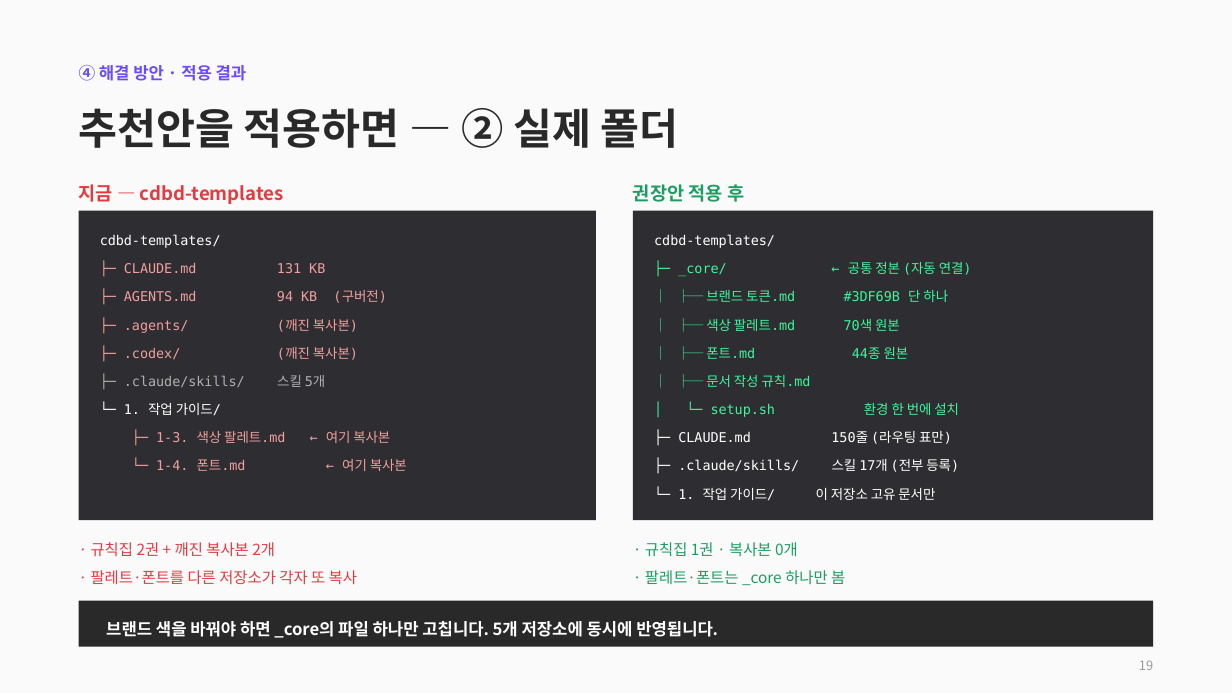
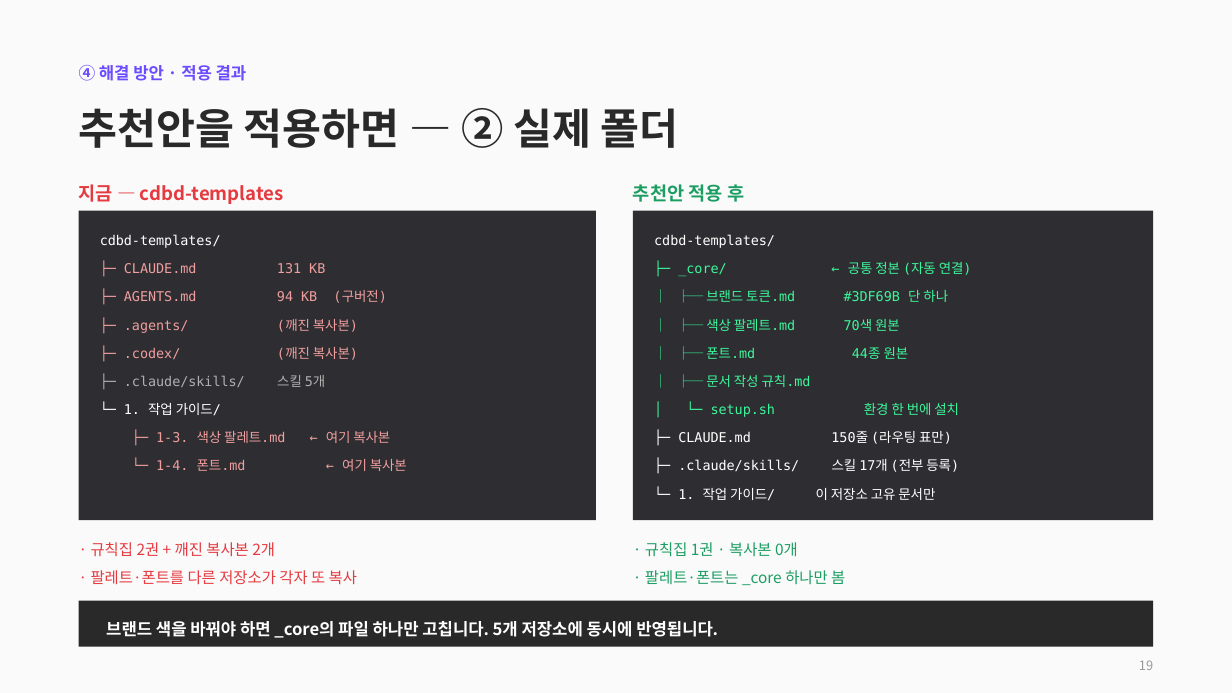
Before and after one commit to CdBd-in/design, a slide deck: slide 19 of CdBd 문서 체계 진단 및 개편 제안.pptx. Drawn at 1232x693 pixels with LibreOffice and Linux fonts; fonts in the diff are those of the drawing. Boxes give left, top, right and bottom in pixels: in the first picture for what was removed or moved away, otherwise in the second. Text is boxed around its words. In the diff, an @@ line names an element or a change of style, - is before the commit and + after.

```diff
--- a/CdBd 문서 체계 진단 및 개편 제안.pptx
+++ b/CdBd 문서 체계 진단 및 개편 제안.pptx
@@ text at (633,184,744,202): text changed @@
-권장안 적용 후
+추천안 적용 후
```
Also in this commit, not shown: 1 other slide changed, 1 other file.
